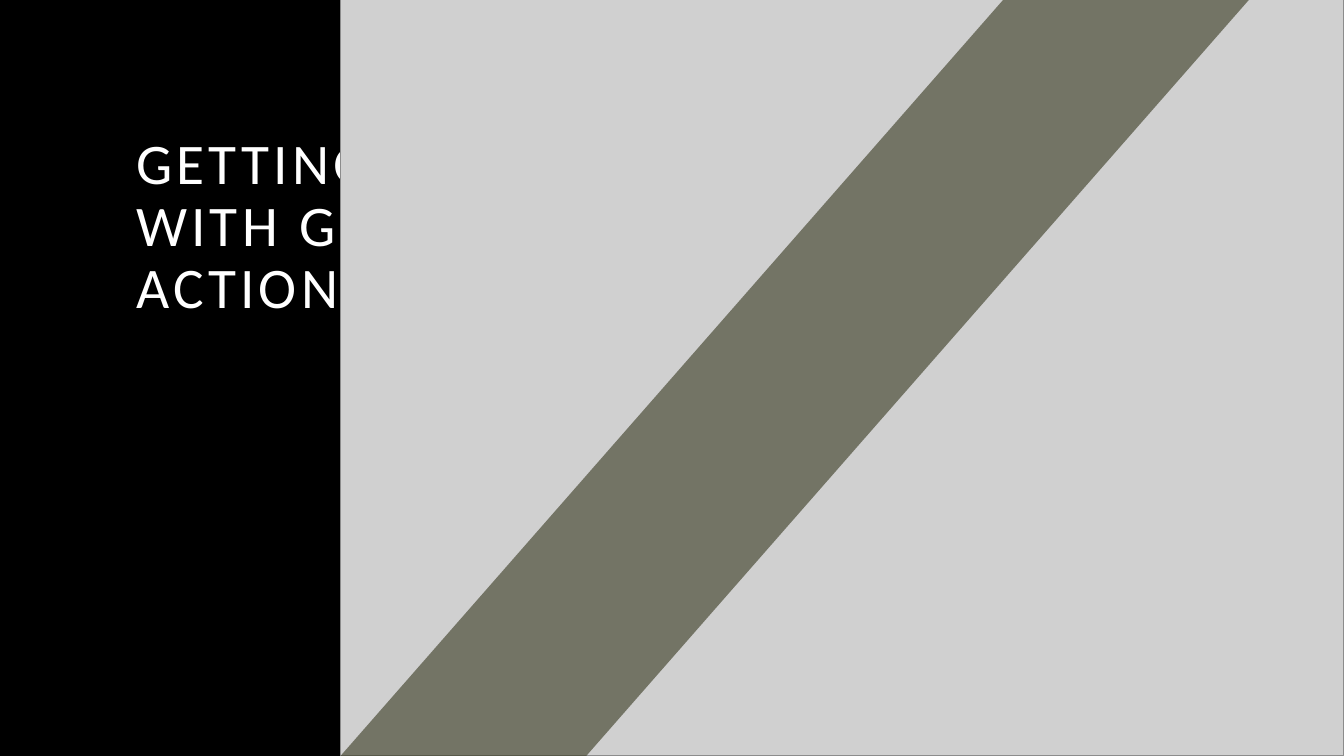
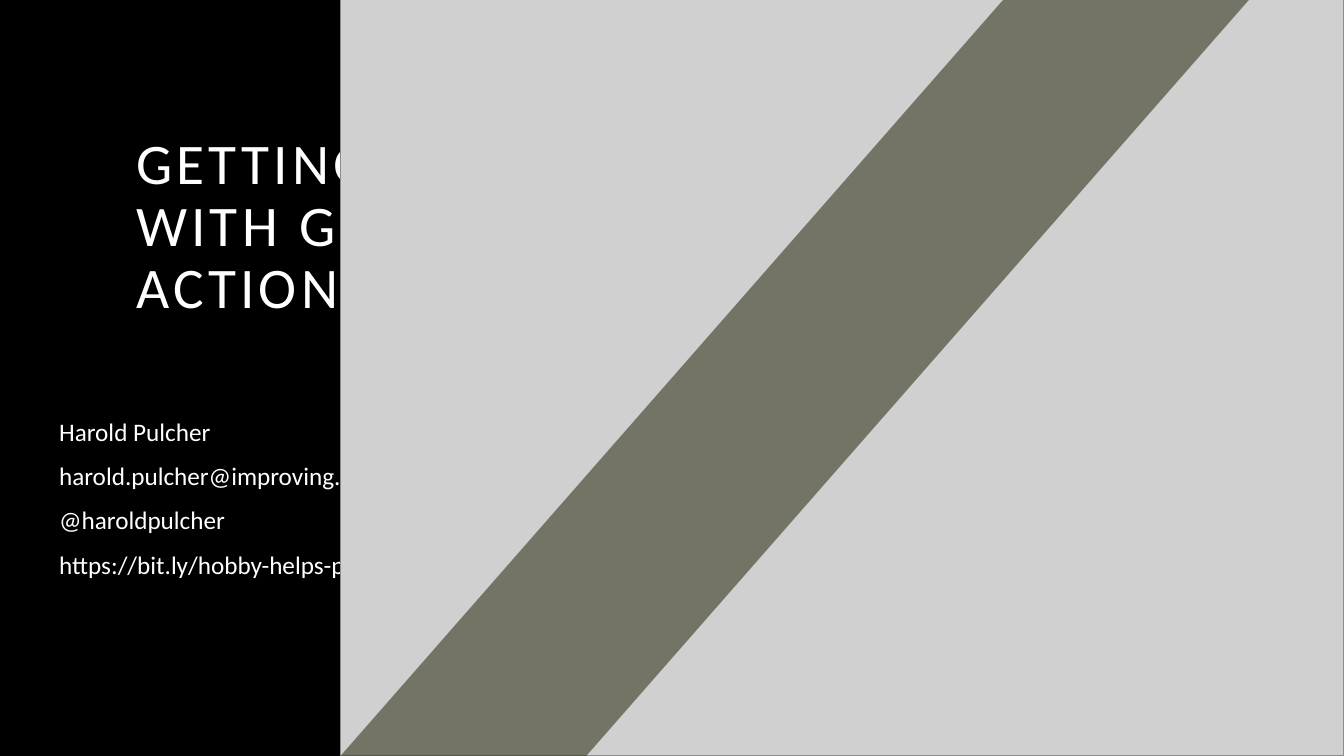
Before and after one commit to pulcher/github-actions-getting-started, a slide deck: slide 1 of getting-started-with-github-actions.pptx. Drawn at 1344x756 pixels with LibreOffice and Linux fonts; fonts in the diff are those of the drawing; grey boxes stand for pictures. Boxes give left, top, right and bottom in pixels: in the first picture for what was removed or moved away, otherwise in the second. Text is boxed around its words. In the diff, an @@ line names an element or a change of style, - is before the commit and + after.

```diff
--- a/getting-started-with-github-actions.pptx
+++ b/getting-started-with-github-actions.pptx
@@ subtitle added at <box>59,423,438,580</box>, 18 pt, text #FFFFFF @@
+Harold Pulcher
+harold.pulcher@improving.com
+@haroldpulcher
+https://bit.ly/hobby-helps-profession
```
Also in this commit, not shown: 2 other slides changed.
